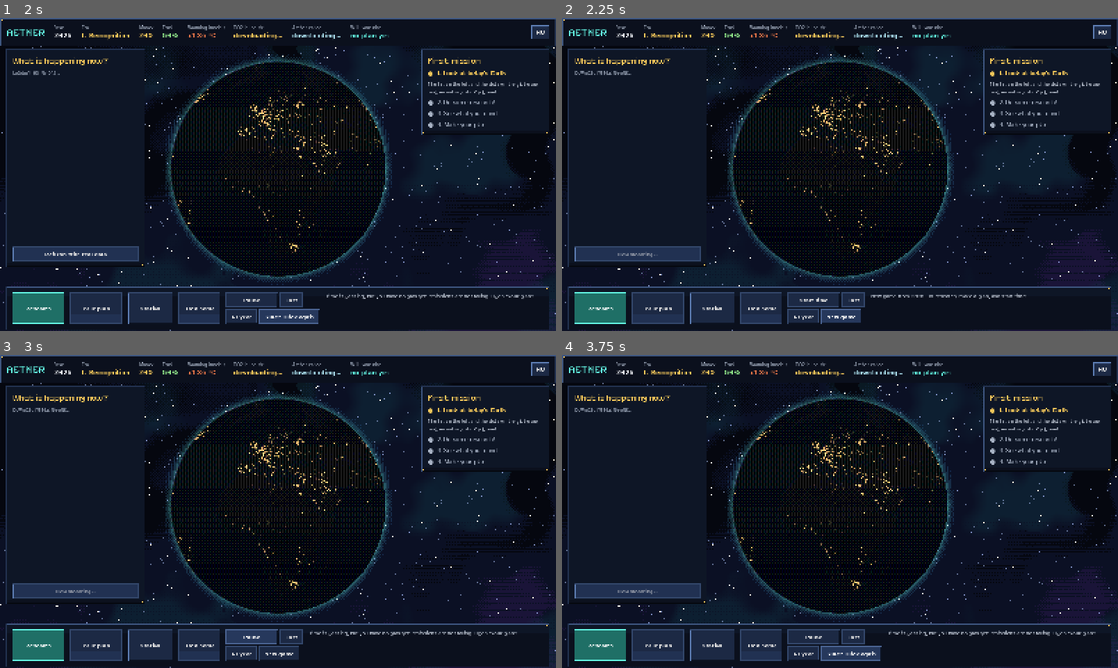
Above: before the commit, frames 1-4 (two rows, left to right).
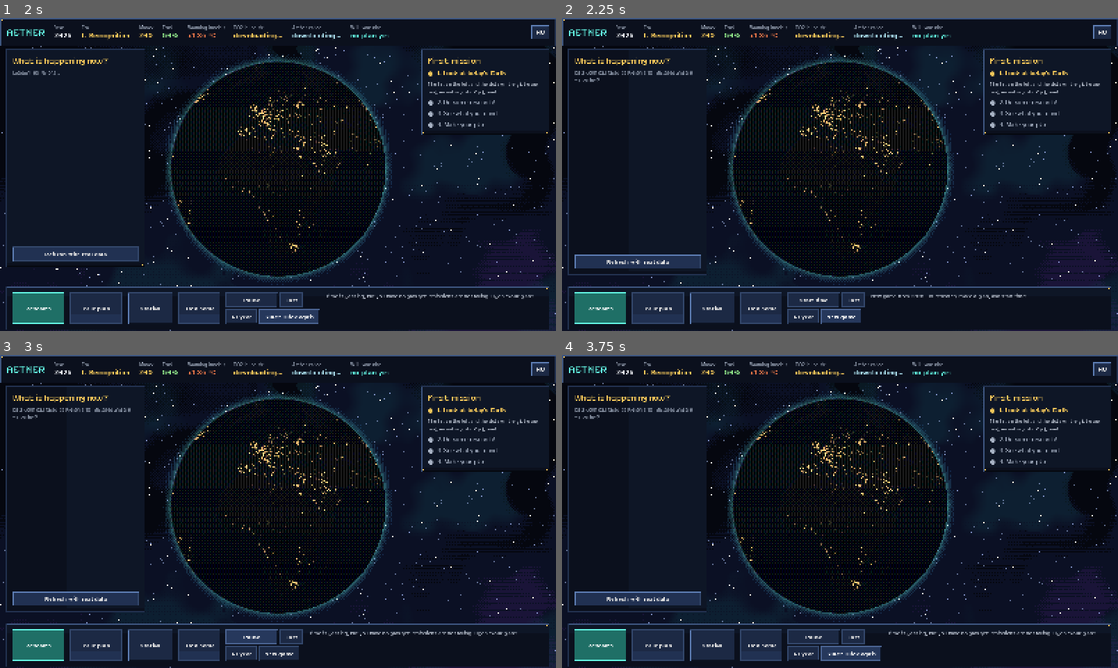
Above: after the commit, the same moments.

Repository: roadside/aether
Game: Godot game, scene res://scenes/main.tscn
Two runs of this game, one before a commit and one after it. Both use one fixed random seed, a clock stepped at 60 frames per second and the inputs below.
Inputs:
- Up to frame 1 (2 s): click "Start time" at 0.5 s; click "New game" at 1.25 s
- Up to frame 2 (2.25 s): click "Sure? Click again" at 2 s
- Up to frame 3 (3 s): click "Start time" at 2.75 s
- Up to frame 4 (3.75 s): click "New game" at 3.5 s

Frame 1 is identical in both runs. In frame 2, 1.6% of the frame differs, in the area x 1-26%, y 16-83%; in frame 3, 1.6%; in frame 4, 1.6%.

Commit message:
Földgömb: rámutatásra az esemény neve és helye, kéz-kurzor a kattintható pontokon, dupla kattintás vagy H: vissza a saját helyedre
Co-Authored-By: Claude Opus 5.5 <noreply@anthropic.com>

Diff:
--- a/AETHER_godot/scripts/globe.gd
+++ b/AETHER_godot/scripts/globe.gd
@@ -122,6 +122,9 @@
 
 func _gui_input(event: InputEvent) -> void:
 	# egérrel forgatható
+	if event is InputEventMouseButton and event.button_index == MOUSE_BUTTON_LEFT and event.double_click:
+		home()   # dupla kattintás: vissza a saját helyedre, nagyítás nélkül
+		return
 	if event is InputEventMouseButton and event.button_index == MOUSE_BUTTON_LEFT:
 		dragging = event.pressed
 		if event.pressed:
@@ -136,12 +139,44 @@
 		var f := 1.12 if event.button_index == MOUSE_BUTTON_WHEEL_UP else 1.0 / 1.12
 		zoom = clampf(zoom * f, ZOOM_MIN, ZOOM_MAX)
 		accept_event()
+	elif event is InputEventMouseMotion and not dragging:
+		# rámutatáskor kéz-kurzor az eseményeken és az állomáson (kattintható)
+		var over := not _event_at(event.position).is_empty() or not _station_at(event.position).is_empty()
+		mouse_default_cursor_shape = Control.CURSOR_POINTING_HAND if over else Control.CURSOR_ARROW
 	elif event is InputEventMouseMotion and dragging:
 		# vízszintesen: forgatás a tengely körül; függőlegesen: észak-dél billentés.
 		# Nagyításkor lassabban mozog, hogy pontosan lehessen célozni.
 		var k := PI * zoom
 		spin -= event.relative.x / (size.x * k)
 		tilt = clampf(tilt + event.relative.y / (size.y * k) * PI, -TILT_MAX, TILT_MAX)
+
+
+## Vissza a kiinduló nézetbe: a játékos helye középen, nagyítás nélkül (finom átmenettel).
+func home() -> void:
+	var target_spin := spin
+	for s in stations:
+		if s.get("me", false):
+			target_spin = float(s["lon"]) / 360.0
+	# a legrövidebb úton forduljon
+	target_spin = spin + wrapf(target_spin - spin, -0.5, 0.5)
+	var tw := create_tween().set_trans(Tween.TRANS_SINE).set_ease(Tween.EASE_IN_OUT)
+	tw.set_parallel(true)
+	tw.tween_property(self, "spin", target_spin, 0.6)
+	tw.tween_property(self, "tilt", 0.35, 0.6)
+	tw.tween_property(self, "zoom", 1.0, 0.6)
+
+
+## Rámutatáskor kis felirat: mi ez az esemény (vagy az állomás neve).
+func _get_tooltip(at_position: Vector2) -> String:
+	var s := _station_at(at_position)
+	if not s.is_empty():
+		return str(s.get("name", ""))
+	var e := _event_at(at_position)
+	if e.is_empty():
+		return ""
+	var t := str(e.get("cim", ""))
+	var place := str(e.get("orszag_hu", e.get("orszag", "")))
+	return t + ("\n" + place if place != "" and not t.contains(place) else "")
 
 
 ## Földrajzi pont -> képernyőpont. Visszaad: Vector3(x, y, látható? 1 : 0)
--- a/AETHER_godot/scripts/main.gd
+++ b/AETHER_godot/scripts/main.gd
@@ -218,7 +218,8 @@
 		_request_close()
 		return
 	# Gyorsbillentyűk (csak ha nincs nyitott ablak, és nem egy szövegmezőbe gépelünk):
-	# K kutatás, T terv, A állomás, N nálunk, szóköz idő indítása/szünet, jobbra nyíl +1 év.
+	# K kutatás, T terv, A állomás, N nálunk, szóköz idő indítása/szünet, jobbra nyíl +1 év,
+	# H a földgömb vissza a saját helyedre.
 	if event is InputEventKey and event.pressed and not event.echo and _overlay == null \
 			and not (get_viewport().gui_get_focus_owner() is LineEdit):
 		var handled := true
@@ -229,6 +230,7 @@
 			KEY_N: _open_nalunk()
 			KEY_SPACE: _toggle_time()
 			KEY_RIGHT: campaign.advance()
+			KEY_H: globe.home()
 			_: handled = false
 		if handled:
 			get_viewport().set_input_as_handled()
